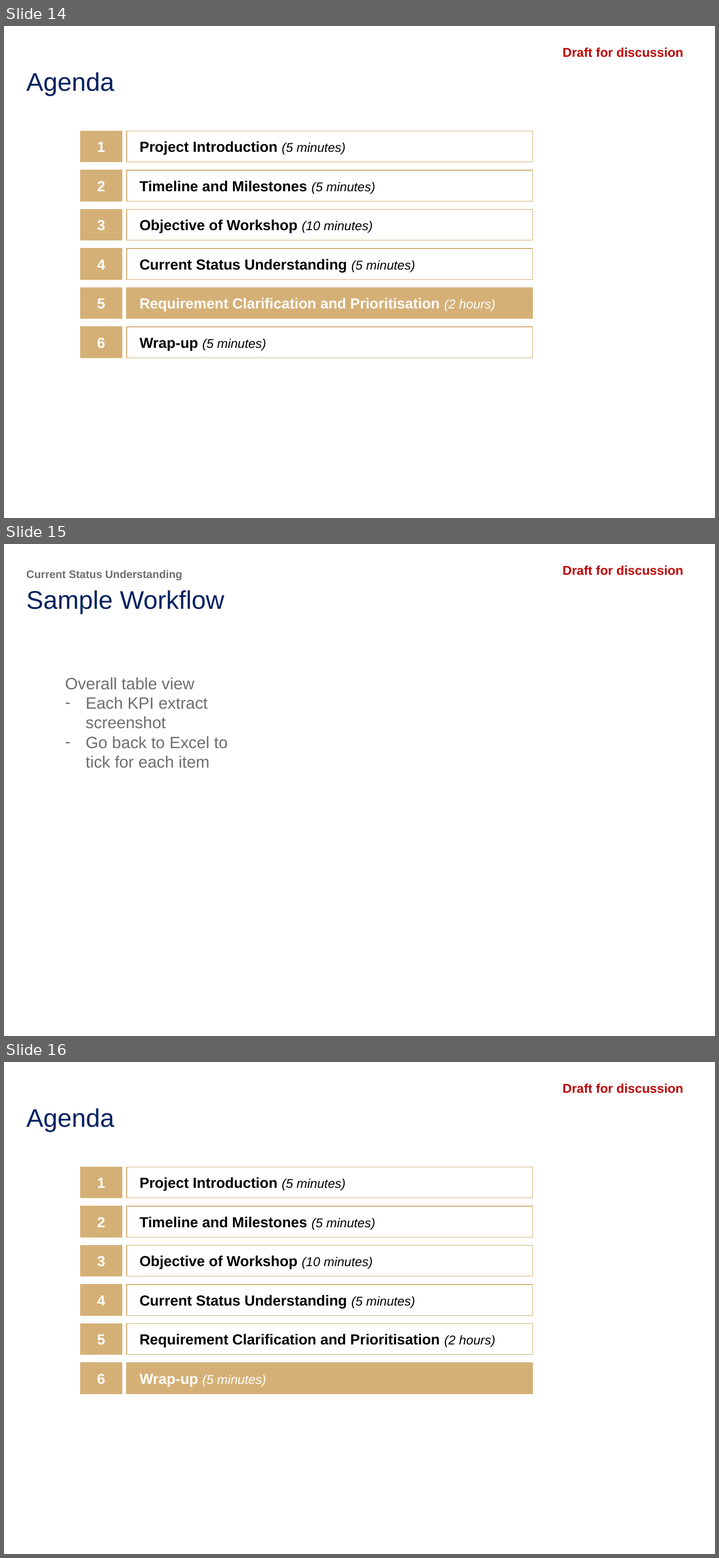
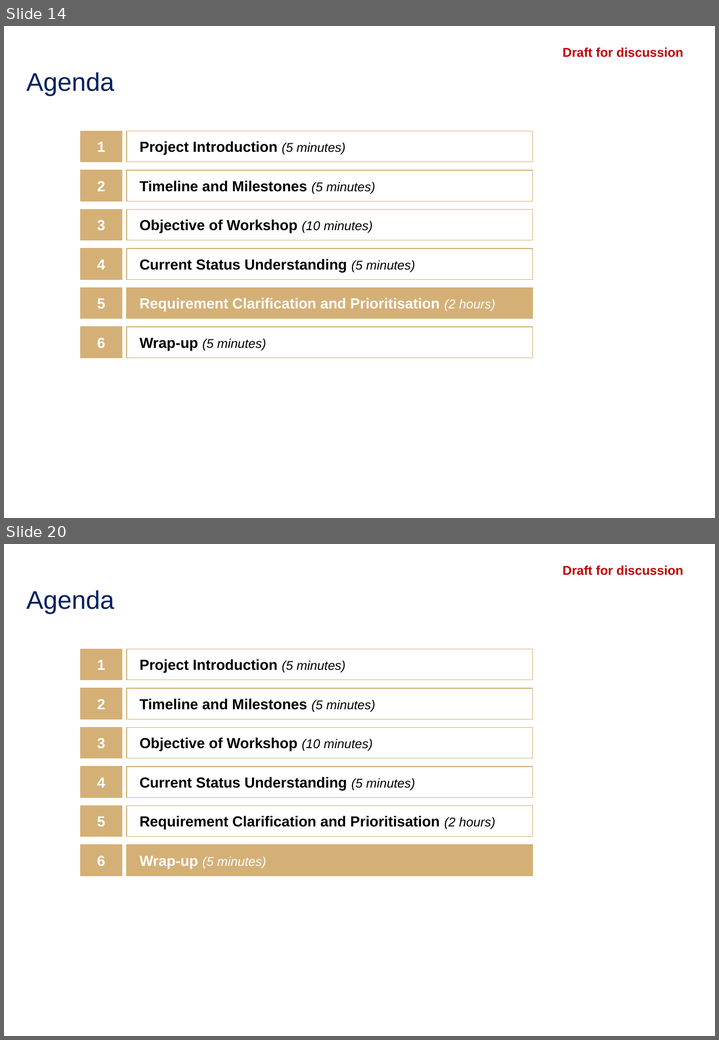
Before and after one commit to tkktommy/Compen, a slide deck: VIHL_Real-time Data Analytics - BRD - Makreitng.pptx. Shown one above the other, each under a label of ours: slides 14, 15 and 16 before the commit, slides 14 and 20 after it; the slides between them are not shown. The pictures are 719x1558 and 719x1040 pixels, drawn with LibreOffice and Linux fonts; fonts in the diff are those of the drawing; background and template pictures are left out. Boxes give left, top, right and bottom in pixels: in the first picture for what was removed or moved away, otherwise in the second. Text is boxed around its words. In the diff, an @@ line names an element or a change of style, - is before the commit and + after.

```diff
--- a/VIHL_Real-time Data Analytics - BRD - Makreitng.pptx
+++ b/VIHL_Real-time Data Analytics - BRD - Makreitng.pptx
@@ slide 15 removed at (4,544,715,1036), background #FFFFFF; not listed: 3 template elements that a slide beside it also shows @@
@@ text removed at (26,570,182,580) @@
-Current Status Understanding
@@ title removed at (26,590,224,614) @@
-Sample Workflow
@@ text removed at (65,677,228,768) @@
-Overall table view
-– Each KPI extract screenshot
-– Go back to Excel to tick for each item
@@ what was slide 16 is now slide 20 @@
```
Also in this commit, not shown: 6 slides changed, 5 slides added, 1 other file.
